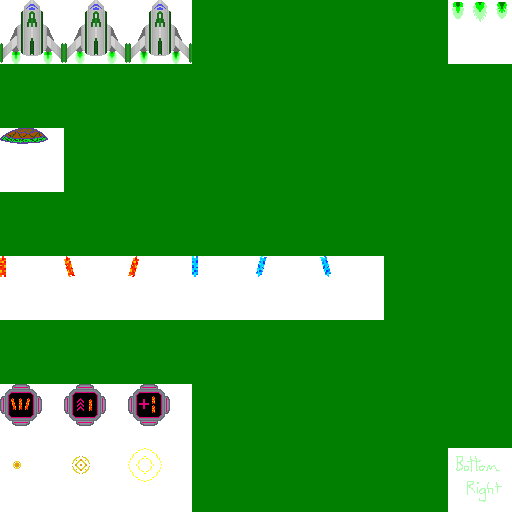
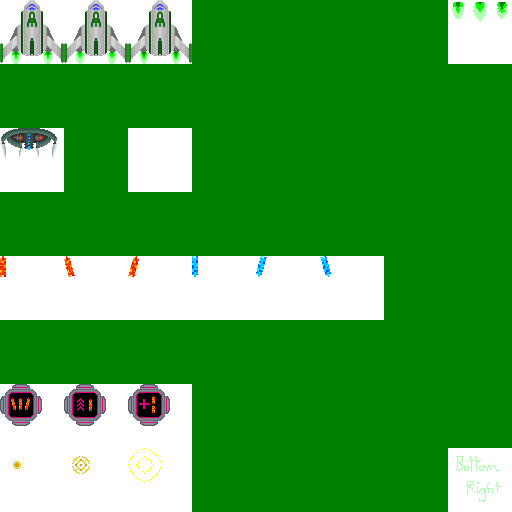
Two versions of the same layered image (512 × 512). Layer-by-layer changes:
painted on "Background" over [0, 128, 192, 192]
